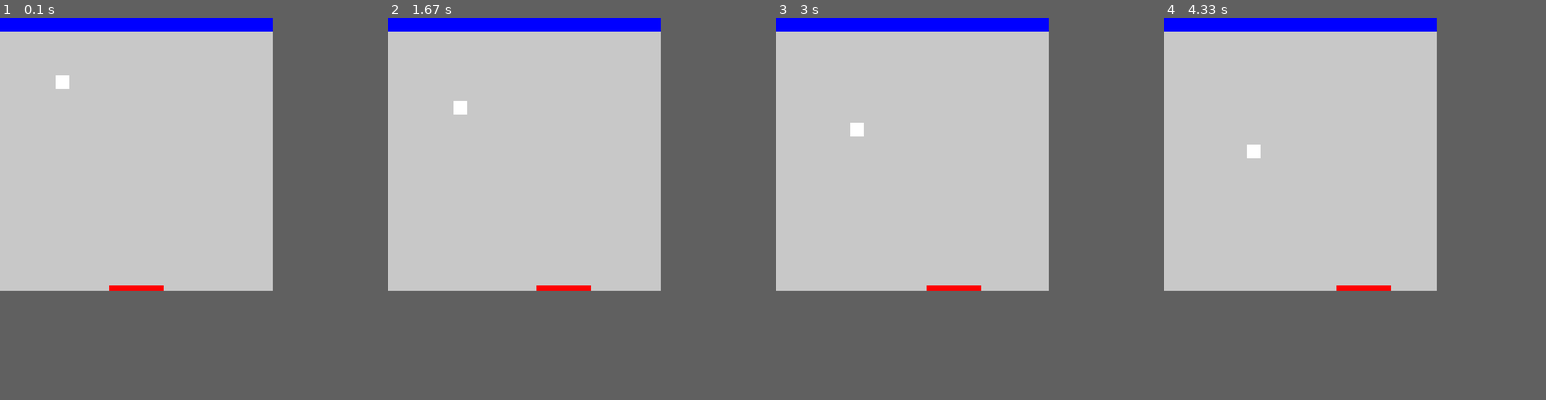
Above: before the commit, frames 1-4 (left to right).
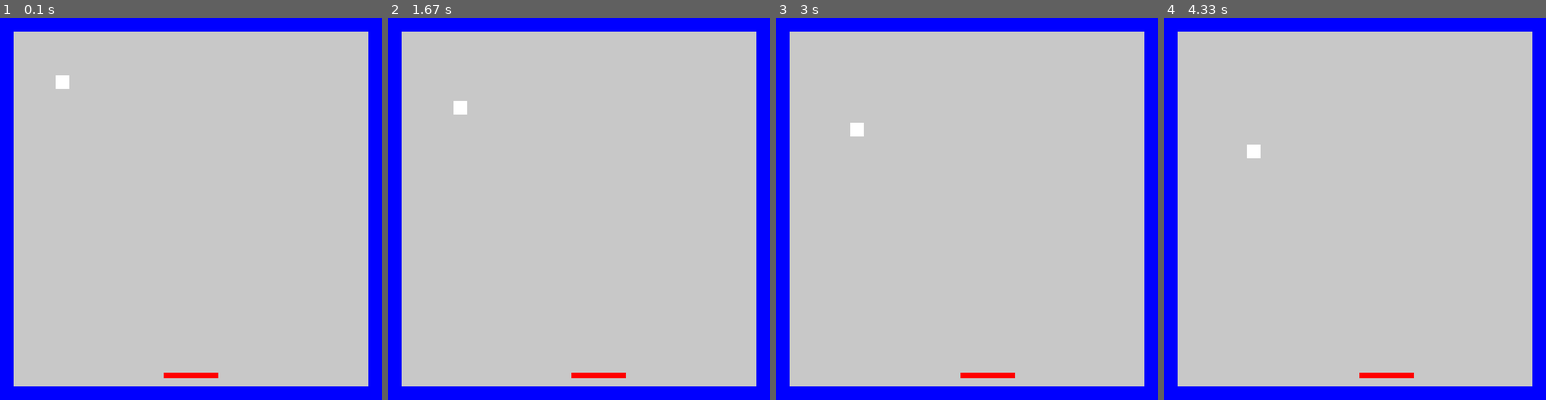
Above: after the commit, the same moments.

Repository: jreich02/PythonIntro
Game: pygame game, started from pygameIntro.py
Same seed, same stepped clock (60 frames per second), same inputs: the game is played once before the commit and once after it.
Inputs:
- Up to frame 1 (0.1 s): no input
- Up to frame 2 (1.67 s): hold Right 0.33-0.8 s; hold Right 0.83-1.3 s; hold Left from 1.33 s (still down)
- Up to frame 3 (3 s): release Left at 1.87 s; hold Left 1.9-2.3 s; hold Right 2.33-2.97 s
- Up to frame 4 (4.33 s): hold Left 3-3.47 s; hold Right 3.5-3.97 s; hold Right from 4 s (still down)
In our replay, the window is 500x500 before the commit and 700x700 after it. These sizes can differ from the game's own. Grey fills any space a smaller window leaves; there, only what the larger window draws over its background counts as a difference.

The runs differ from the first frame. In frame 1, 12% of the frame differs, in the area x 0-100%, y 0-100%; in frame 2, 12%; in frame 3, 12%; in frame 4, 12%.

Commit message:
Co-authored-by: jreich02 <jreich02@users.noreply.github.com>

Diff:
--- a/pygameIntro.py
+++ b/pygameIntro.py
@@ -1,16 +1,19 @@
 import pygame, sys
 # Size of our window
-SCREEN_SIZE = SCREEN_WIDTH, SCREEN_HEIGHT = 500, 500
+SCREEN_SIZE = SCREEN_WIDTH, SCREEN_HEIGHT = 700, 700
 
 # Initialize game
 pygame.init()
-#window name
+
+# window name
 pygame.display.set_caption("Pong-Game")
 surface = pygame.display.set_mode(SCREEN_SIZE)
 
-
 # Color of my window
 screenColor = (200, 200, 200)
+
+# player lives and score:
+playerLives = 3
 
 # pong - rectangle vars
 pongColor = (255, 255, 255)
@@ -20,18 +23,36 @@
 
 gamePong = pygame.Rect(pongX, pongY, pongWidth, pongHeight)
 
+# Border Objects
 # ceiling object - rectangle vars
 ceilingColor = (0, 0, 255)
 ceilingSize = ceilingWidth, ceilingHeight = SCREEN_WIDTH, 25
 ceilingPos = ceilingX, ceilingY =  0, 0
+gameCeiling = pygame.Rect(ceilingX, ceilingY, ceilingWidth, ceilingHeight)
 
-gameCeiling = pygame.Rect(ceilingX, ceilingY, ceilingWidth, ceilingHeight)
+# left side - rectangle vars
+leftSideColor = (0, 0, 255)
+leftSideSize = leftSideWidth, leftSideHeight = 25, SCREEN_HEIGHT
+leftSidePosition = leftSideX, leftSideY =  0, 25
+leftSide = pygame.Rect(leftSideX, leftSideY, leftSideWidth, leftSideHeight)
+
+#right side - rect vars
+rightSideColor = (0, 0, 255)
+rightSideSize = rightSideWidth, rightSideHeight = 25, SCREEN_HEIGHT
+rightSidePosition = rightSideX, rightSideY = 675, 0
+rightSide = pygame.Rect(rightSideX, rightSideY, rightSideWidth, rightSideHeight)
+
+#floor
+floorColor = (0, 0, 255)
+floorSize = floorWidth, floorHeight = SCREEN_WIDTH, 25
+floorPosition = floorX, floorY = 0, 675
+gameFloor = pygame.Rect(floorX, floorY, floorWidth, floorHeight)
 
 # player - rectangle vars
 rectColor = (255, 0, 0)
 rectSize = rectWidth, rectHeight = 100, 10
-rectPos = rectX, rectY = 200, 500
-rectSpeed = 2
+rectPos = rectX, rectY = 300, 650
+rectSpeed = 1
 
 gameRect = pygame.Rect(rectX, rectY, rectWidth, rectHeight)
 
@@ -49,7 +70,7 @@
 
 #move pong
 def move_pong(gamePong, pongX, pongY):
-    gamePong.update(pongX, pongY, pongWidth, pongHeight)
+      gamePong.update(pongX, pongY, pongWidth, pongHeight)
 
 
 # Game loop
@@ -60,6 +81,7 @@
             sys.exit()
     # Allow player to move
     move_rect(gameRect)
+
     # Allow pong to move
     pongX+=pongXspeed
     pongY+=pongYspeed
@@ -74,6 +96,19 @@
     collideCeiling = pygame.Rect.colliderect(gameCeiling, gamePong)
     if collideCeiling:
         pongYspeed*=-1
+
+    #Collision - if pong collides with side borders
+    collideLeftSide = pygame.Rect.colliderect(leftSide, gamePong)
+    collideRightSide = pygame.Rect.colliderect(rightSide, gamePong)
+    if collideLeftSide or collideRightSide:
+        pongXspeed*=-1
+
+    #Collision - if pong collides with floor
+    collideFloor = pygame.Rect.colliderect(gameFloor, gamePong)
+    if collideFloor:
+        if (playerLives != 0):
+            pongYspeed*= -1
+            playerLives = playerLives - 1
 
     #restrict - rect to display
     gameRect.clamp_ip(surface.get_rect())
@@ -93,5 +128,14 @@
     #draw - ceiling
     pygame.draw.rect(surface, ceilingColor, gameCeiling)
 
+    #draw - leftside
+    pygame.draw.rect(surface, leftSideColor, leftSide)
+
+    #draw - rightside
+    pygame.draw.rect(surface, rightSideColor, rightSide)
+
+    #draw - floor
+    pygame.draw.rect(surface, floorColor, gameFloor)
+
     #draw - display (keep drawing till end)
     pygame.display.update()
